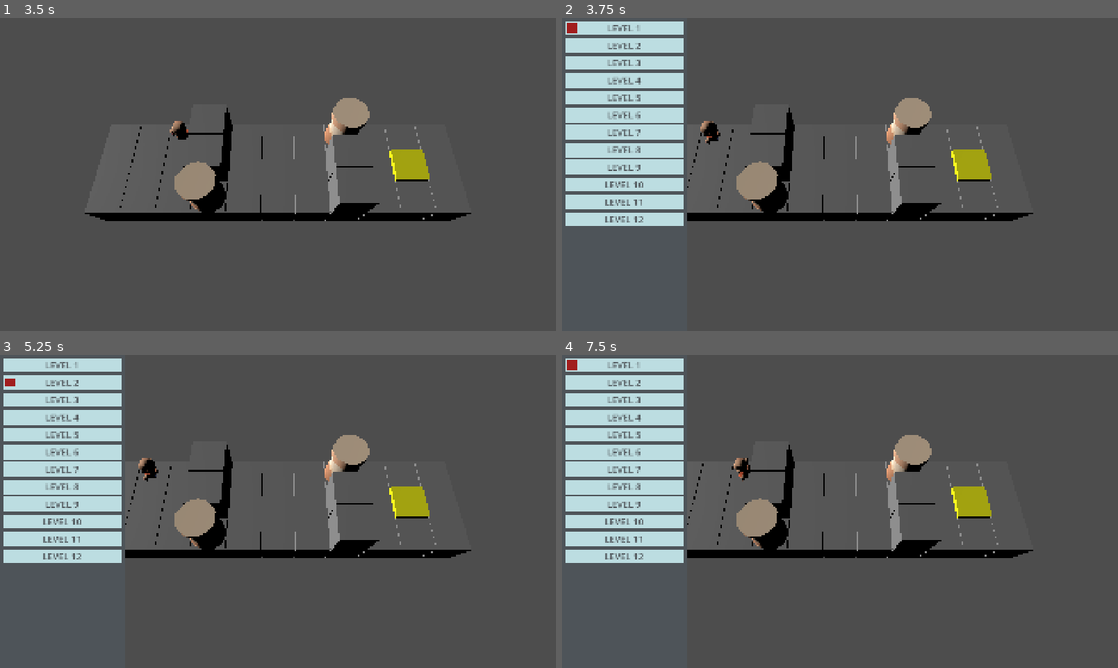
Above: before the commit, frames 1-4 (two rows, left to right).
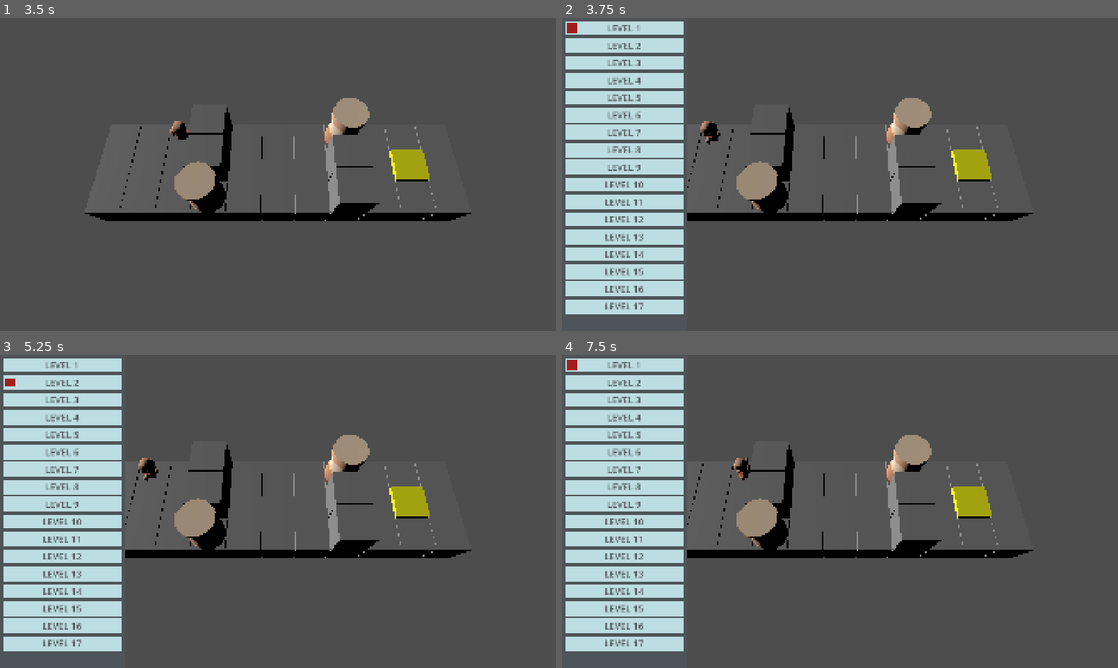
Above: after the commit, the same moments.

Repository: ggestein/jigsaw-of-the-sinking-star
Game: Godot game, scene res://scenes/main_game_entry.tscn
Two runs of this game, one before a commit and one after it. Both use one fixed random seed, a clock stepped at 60 frames per second and the inputs below. The project has no main scene, so this scene is started directly.
Inputs:
- Up to frame 1 (3.5 s): tap Enter at 0.5, 2 s; hold D 0.53-1.28 s; tap R at 0.6 s; tap Space at 1.25, 2.75 s; hold S 1.28-2.03 s; tap Z at 1.35 s; hold D 2.03-2.78 s; tap C at 2.1 s; hold W from 2.78 s (still down); tap F at 2.85 s
- Up to frame 2 (3.75 s): tap Enter at 3.5 s; release W at 3.53 s; hold A from 3.53 s (still down); tap Tab at 3.6 s
- Up to frame 3 (5.25 s): tap Space at 4.25 s; tap R at 4.35 s; release A at 5.03 s; hold S from 5.03 s (still down); tap Z at 5.1 s
- Up to frame 4 (7.5 s): release S at 5.78 s; hold D 5.78-6.53 s; tap C at 5.85 s; hold W 6.53-7.28 s; tap F at 6.6 s; hold D from 7.28 s (still down); tap Tab at 7.35 s

Frame 1 is identical in both runs. In frame 2, 4.9% of the frame differs, in the area x 0-22%, y 67-95%; in frame 3, 4.9%; in frame 4, 4.9%.

Commit message:
edit level config 13~17

Diff:
--- a/scripts/main_game_level_config.gd
+++ b/scripts/main_game_level_config.gd
@@ -599,4 +599,307 @@
 	config_entry.level_theme_config = level_theme_config
 	result.append(config_entry)
 
+
+	# LEVEL 13
+	level_config = CoreLevelConfig.LevelConfig.new()
+	level_config.obstacles = [
+		Vector2i(3, 0),
+		Vector2i(1, 1),
+		Vector2i(1, 2),
+		Vector2i(3, 2),
+		Vector2i(0, 3),
+		Vector2i(1, 3),
+		Vector2i(2, 3),
+		Vector2i(3, 3),
+		Vector2i(4, 3),
+		Vector2i(6, 3),
+		Vector2i(1, 4),
+		Vector2i(3, 4),
+		Vector2i(1, 5),
+		Vector2i(3, 6),
+	]
+	level_config.range = Rect2i(0, 0, 7, 7)
+	level_config.goals = [
+		Vector2i(0, 1),
+		Vector2i(0, 4),
+	]
+	level_config.characters = []
+	char_config = CoreLevelConfig.CharacterConfig.new()
+	char_config.inst_cls = CoreGameplay.CharacterClass.WARRIOR
+	char_config.inst_pos = Vector2i(2, 4)
+	char_config.inst_face = 1
+	level_config.characters.append(char_config)
+	char_config = CoreLevelConfig.CharacterConfig.new()
+	char_config.inst_cls = CoreGameplay.CharacterClass.MAGE
+	char_config.inst_pos = Vector2i(2, 2)
+	char_config.inst_face = 1
+	level_config.characters.append(char_config)
+	level_config.boxes = [
+		Vector2i(0, 2),
+		Vector2i(0, 5),
+	]
+	level_config.pads = [
+		Vector2i(5, 1),
+		Vector2i(5, 5),
+	]
+	door_config = CoreLevelConfig.DoorConfig.new();
+	door_config.position = Vector2i(5, 3)
+	door_config.need_pads_indices = [0, 1]
+	level_config.doors.append(door_config)
+	level_theme_config = LevelTheme.LevelThemeConfig.new()
+	config_entry = LevelConfigEntry.new()
+	config_entry.name = "LEVEL 13"
+	config_entry.level_config = level_config
+	config_entry.level_theme_config = level_theme_config
+	result.append(config_entry)
+
+
+	# LEVEL 14
+	level_config = CoreLevelConfig.LevelConfig.new()
+	level_config.obstacles = [
+		Vector2i(3, 0),
+		Vector2i(4, 0),
+		Vector2i(5, 0),
+		Vector2i(9, 0),
+		Vector2i(5, 1),
+		Vector2i(6, 1),
+		Vector2i(7, 1),
+		Vector2i(9, 1),
+		Vector2i(3, 2),
+		Vector2i(5, 2),
+		Vector2i(0, 3),
+		Vector2i(1, 3),
+		Vector2i(2, 3),
+		Vector2i(3, 3),
+		Vector2i(3, 4),
+		Vector2i(5, 4),
+		Vector2i(5, 5),
+		Vector2i(6, 5),
+		Vector2i(7, 5),
+		Vector2i(9, 5),
+		Vector2i(3, 6),
+		Vector2i(4, 6),
+		Vector2i(5, 6),
+		Vector2i(9, 6),
+	]
+	level_config.range = Rect2i(0, 0, 10, 7)
+	level_config.goals = [
+		Vector2i(6, 0),
+		Vector2i(6, 6),
+	]
+	level_config.characters = []
+	char_config = CoreLevelConfig.CharacterConfig.new()
+	char_config.inst_cls = CoreGameplay.CharacterClass.WARRIOR
+	char_config.inst_pos = Vector2i(1, 5)
+	char_config.inst_face = 1
+	level_config.characters.append(char_config)
+	char_config = CoreLevelConfig.CharacterConfig.new()
+	char_config.inst_cls = CoreGameplay.CharacterClass.THIEF
+	char_config.inst_pos = Vector2i(1, 1)
+	char_config.inst_face = 1
+	level_config.characters.append(char_config)
+	level_config.boxes = [
+		Vector2i(3, 5),
+		Vector2i(6, 3),
+	]
+	level_config.pads = [
+		Vector2i(7, 2),
+		Vector2i(7, 4),
+	]
+	door_config = CoreLevelConfig.DoorConfig.new();
+	door_config.position = Vector2i(8, 1)
+	door_config.need_pads_indices = [0, 1]
+	level_config.doors.append(door_config)
+	door_config = CoreLevelConfig.DoorConfig.new();
+	door_config.position = Vector2i(8, 5)
+	door_config.need_pads_indices = [0, 1]
+	level_config.doors.append(door_config)
+	level_theme_config = LevelTheme.LevelThemeConfig.new()
+	config_entry = LevelConfigEntry.new()
+	config_entry.name = "LEVEL 14"
+	config_entry.level_config = level_config
+	config_entry.level_theme_config = level_theme_config
+	result.append(config_entry)
+
+
+	# LEVEL 15
+	level_config = CoreLevelConfig.LevelConfig.new()
+	level_config.obstacles = [
+		Vector2i(5, 0),
+		Vector2i(8, 0),
+		Vector2i(0, 1),
+		Vector2i(1, 1),
+		Vector2i(2, 1),
+		Vector2i(3, 1),
+		Vector2i(4, 1),
+		Vector2i(7, 1),
+		Vector2i(8, 1),
+		Vector2i(9, 1),
+		Vector2i(10, 1),
+		Vector2i(2, 2),
+		Vector2i(9, 3),
+		Vector2i(2, 4),
+		Vector2i(0, 5),
+		Vector2i(1, 5),
+		Vector2i(2, 5),
+		Vector2i(3, 5),
+		Vector2i(4, 5),
+		Vector2i(5, 5),
+		Vector2i(7, 5),
+		Vector2i(8, 5),
+		Vector2i(9, 5),
+		Vector2i(10, 5),
+		Vector2i(3, 6),
+		Vector2i(9, 6),
+	]
+	level_config.range = Rect2i(0, 0, 11, 7)
+	level_config.goals = [
+		Vector2i(0, 2),
+		Vector2i(0, 4),
+	]
+	level_config.characters = []
+	char_config = CoreLevelConfig.CharacterConfig.new()
+	char_config.inst_cls = CoreGameplay.CharacterClass.MAGE
+	char_config.inst_pos = Vector2i(4, 6)
+	char_config.inst_face = 1
+	level_config.characters.append(char_config)
+	char_config = CoreLevelConfig.CharacterConfig.new()
+	char_config.inst_cls = CoreGameplay.CharacterClass.THIEF
+	char_config.inst_pos = Vector2i(3, 3)
+	char_config.inst_face = 1
+	level_config.characters.append(char_config)
+	level_config.boxes = [
+		Vector2i(8, 6),
+		Vector2i(7, 0),
+	]
+	level_config.pads = [
+		Vector2i(4, 3),
+		Vector2i(10, 3),
+	]
+	door_config = CoreLevelConfig.DoorConfig.new();
+	door_config.position = Vector2i(2, 3)
+	door_config.need_pads_indices = [0, 1]
+	level_config.doors.append(door_config)
+	level_theme_config = LevelTheme.LevelThemeConfig.new()
+	config_entry = LevelConfigEntry.new()
+	config_entry.name = "LEVEL 15"
+	config_entry.level_config = level_config
+	config_entry.level_theme_config = level_theme_config
+	result.append(config_entry)
+
+
+	# LEVEL 16
+	level_config = CoreLevelConfig.LevelConfig.new()
+	level_config.obstacles = [
+		Vector2i(3, 0),
+		Vector2i(4, 0),
+		Vector2i(6, 0),
+		Vector2i(7, 0),
+		Vector2i(10, 0),
+		Vector2i(3, 2),
+		Vector2i(4, 2),
+		Vector2i(6, 2),
+		Vector2i(7, 2),
+		Vector2i(10, 2),
+	]
+	level_config.range = Rect2i(0, 0, 11, 3)
+	level_config.goals = [
+		Vector2i(9, 0),
+		Vector2i(9, 2),
+	]
+	level_config.characters = []
+	char_config = CoreLevelConfig.CharacterConfig.new()
+	char_config.inst_cls = CoreGameplay.CharacterClass.WARRIOR
+	char_config.inst_pos = Vector2i(5, 2)
+	char_config.inst_face = 2
+	level_config.characters.append(char_config)
+	char_config = CoreLevelConfig.CharacterConfig.new()
+	char_config.inst_cls = CoreGameplay.CharacterClass.MAGE
+	char_config.inst_pos = Vector2i(5, 0)
+	char_config.inst_face = 0
+	level_config.characters.append(char_config)
+	level_config.boxes = [
+		Vector2i(10, 1),
+	]
+	level_config.pads = [
+		Vector2i(1, 1),
+	]
+	door_config = CoreLevelConfig.DoorConfig.new();
+	door_config.position = Vector2i(7, 1)
+	door_config.need_pads_indices = [0]
+	level_config.doors.append(door_config)
+	level_theme_config = LevelTheme.LevelThemeConfig.new()
+	config_entry = LevelConfigEntry.new()
+	config_entry.name = "LEVEL 16"
+	config_entry.level_config = level_config
+	config_entry.level_theme_config = level_theme_config
+	result.append(config_entry)
+
+
+	# LEVEL 17
+	level_config = CoreLevelConfig.LevelConfig.new()
+	level_config.obstacles = [
+		Vector2i(1, 0),
+		Vector2i(4, 0),
+		Vector2i(7, 0),
+		Vector2i(1, 1),
+		Vector2i(7, 1),
+		Vector2i(1, 2),
+		Vector2i(4, 2),
+		Vector2i(7, 2),
+		Vector2i(1, 3),
+		Vector2i(2, 3),
+		Vector2i(3, 3),
+		Vector2i(4, 3),
+		Vector2i(5, 3),
+		Vector2i(6, 3),
+		Vector2i(7, 3),
+	]
+	level_config.range = Rect2i(0, 0, 9, 5)
+	level_config.goals = [
+		Vector2i(2, 2),
+		Vector2i(3, 4),
+		Vector2i(4, 4),
+	]
+	level_config.characters = []
+	char_config = CoreLevelConfig.CharacterConfig.new()
+	char_config.inst_cls = CoreGameplay.CharacterClass.WARRIOR
+	char_config.inst_pos = Vector2i(8, 0)
+	char_config.inst_face = 0
+	level_config.characters.append(char_config)
+	char_config = CoreLevelConfig.CharacterConfig.new()
+	char_config.inst_cls = CoreGameplay.CharacterClass.THIEF
+	char_config.inst_pos = Vector2i(0, 0)
+	char_config.inst_face = 0
+	level_config.characters.append(char_config)
+	char_config = CoreLevelConfig.CharacterConfig.new()
+	char_config.inst_cls = CoreGameplay.CharacterClass.MAGE
+	char_config.inst_pos = Vector2i(2, 0)
+	char_config.inst_face = 0
+	level_config.characters.append(char_config)
+	level_config.boxes = [
+		Vector2i(6, 0),
+		Vector2i(8, 1),
+		Vector2i(0, 4),
+		Vector2i(8, 4),
+	]
+	level_config.pads = [
+		Vector2i(3, 1),
+		Vector2i(5, 1),
+	]
+	door_config = CoreLevelConfig.DoorConfig.new();
+	door_config.position = Vector2i(0, 2)
+	door_config.need_pads_indices = [0, 1]
+	level_config.doors.append(door_config)
+	door_config = CoreLevelConfig.DoorConfig.new();
+	door_config.position = Vector2i(8, 2)
+	door_config.need_pads_indices = [0, 1]
+	level_config.doors.append(door_config)
+	level_theme_config = LevelTheme.LevelThemeConfig.new()
+	config_entry = LevelConfigEntry.new()
+	config_entry.name = "LEVEL 17"
+	config_entry.level_config = level_config
+	config_entry.level_theme_config = level_theme_config
+	result.append(config_entry)
+
 	return result
